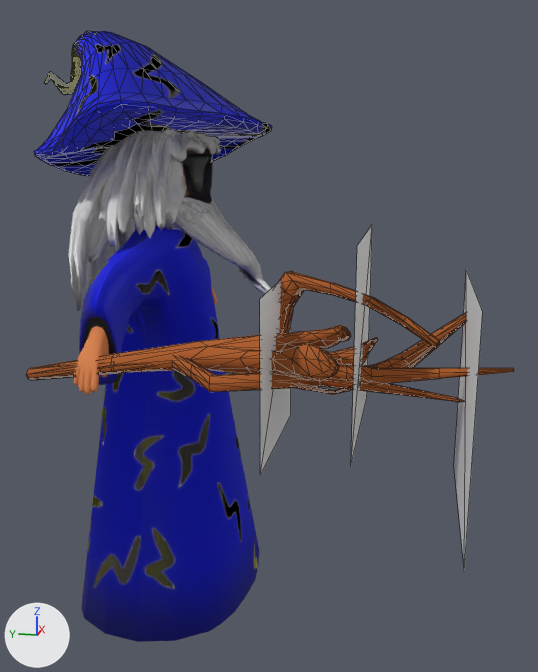
Two versions of the glTF model src/assets/glb/BatteryMageWithAllWandsV1.glb, one commit apart.
The view is the same before and after, from a camera (50 mm lens) standing at (-3.11, -1.09, 1.97) and looking at (-0.21, -0.51, 1.25). The axes (+X, +Y, +Z) are drawn at lower left. The lights are the same throughout. Mesh edges are drawn as thin lines on the coarser meshes. Where no turn or scale is listed for an object, it has been applied to the vertices.

Objects in the first picture: 'BatteryMage', 'Hat', 'Rapid', 'RapidEmitZone', 'Shotty', 'ShottyEmitZone', 'SingleShot', 'SingleShotEmitZone'.
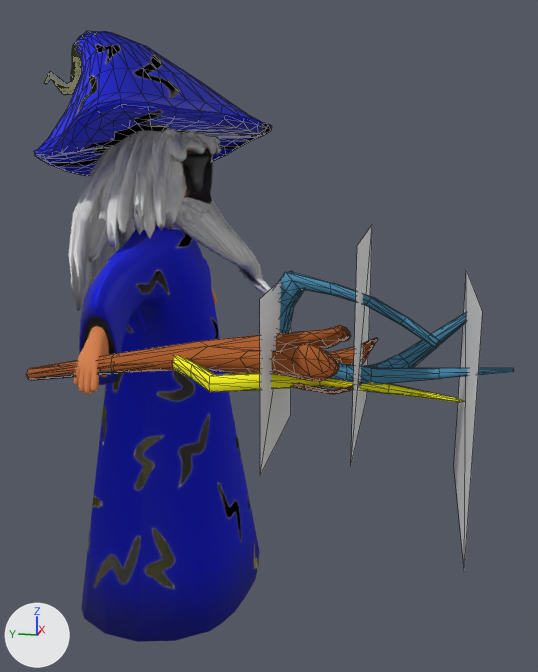
Boxes (x1, y1, x2, y2) around the edits, measured in the pictures (538 x 672 px):
'Rapid', recoloured (brown to blue)
    both: (41, 271, 514, 384)
'SingleShot', recoloured (brown to yellow)
    both: (173, 356, 465, 402)

The change, as a diff of the scene's bpy script:
```diff
--- a/src/assets/glb/BatteryMageWithAllWandsV1.glb.py
+++ b/src/assets/glb/BatteryMageWithAllWandsV1.glb.py
@@ mat_singleshot @@
+mat_singleshot = principled_material('SingleShot')
+mat_singleshot.base_color = (1.0, 0.968, 0.00231)  # yellow #fffb08
+mat_singleshot.roughness = 0.918
@@ mat_rapid @@
+mat_rapid = principled_material('Rapid')
+mat_rapid.base_color = (0.063, 0.26, 0.425)  # blue #478bae
+mat_rapid.roughness = 0.918
@@ me_mesh_002 @@
 me_mesh_002.from_pydata(...)  # 218 vertices, 432 faces; spans x -0.14..0.3, y -1.03..0.64, z -0.12..0.33
-me_mesh_002.materials.append(mat_wand)  # brown #ae5c23
+me_mesh_002.materials.append(mat_rapid)  # blue #478bae
@@ me_mesh_004 @@
 me_mesh_004.from_pydata(...)  # 74 vertices, 144 faces; spans x -0.23..0.16, y -0.9..0.64, z -0.12..0.05
-me_mesh_004.materials.append(mat_wand)  # brown #ae5c23
+me_mesh_004.materials.append(mat_singleshot)  # yellow #fffb08
```
